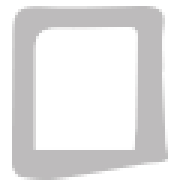
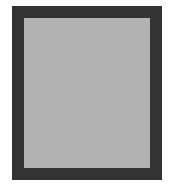
Layers edited between the first and the second 174×186 image:
added layer "Rectangle 1" (80%) above "Rectangle 1 copy" over [12, 6, 162, 180]
added layer "Rectangle 1 copy" (30%) above "Vector Smart Object" over [24, 18, 150, 168]
hid "Vector Smart Object", opacity 30% → 100% over [12, 6, 168, 180]
